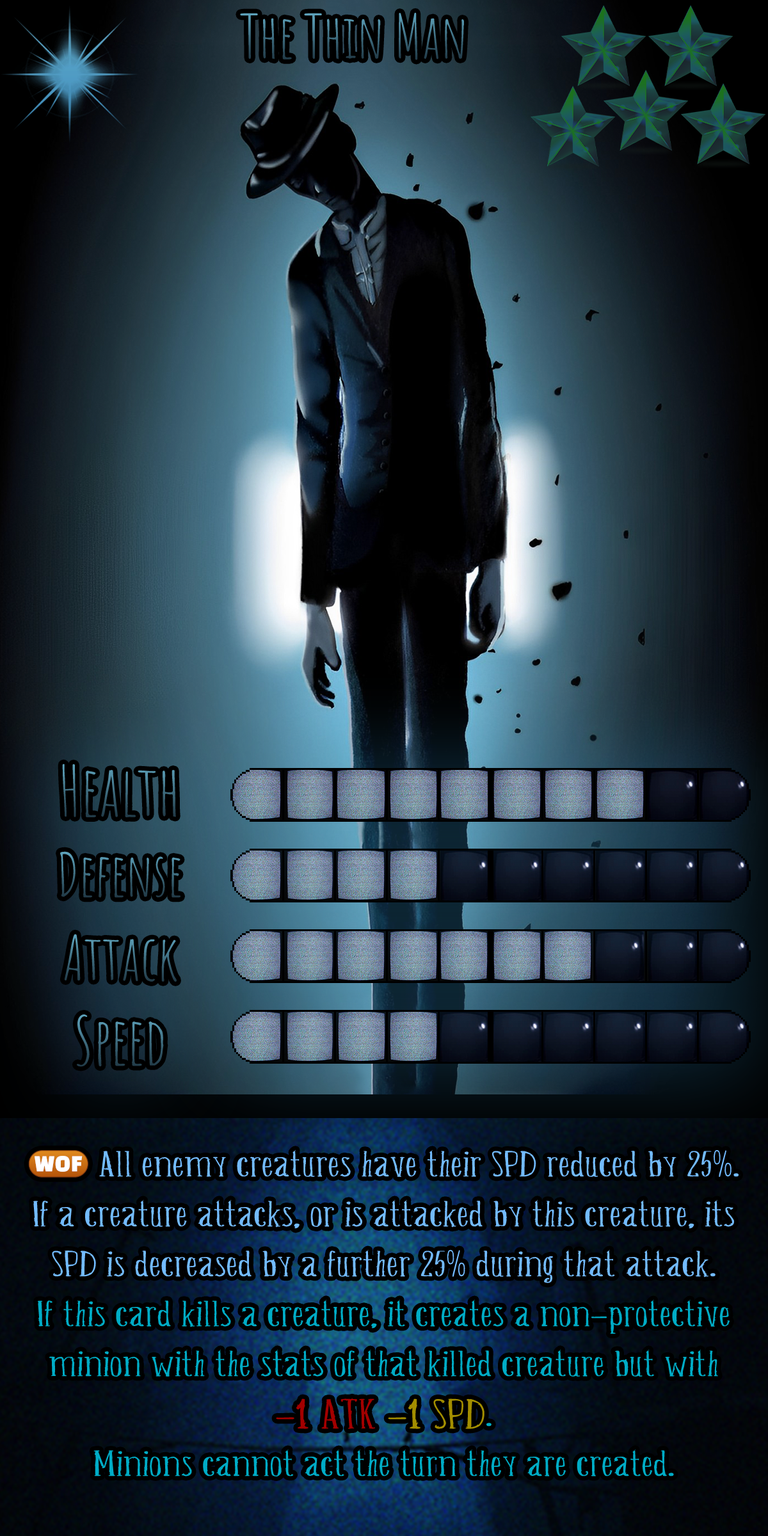
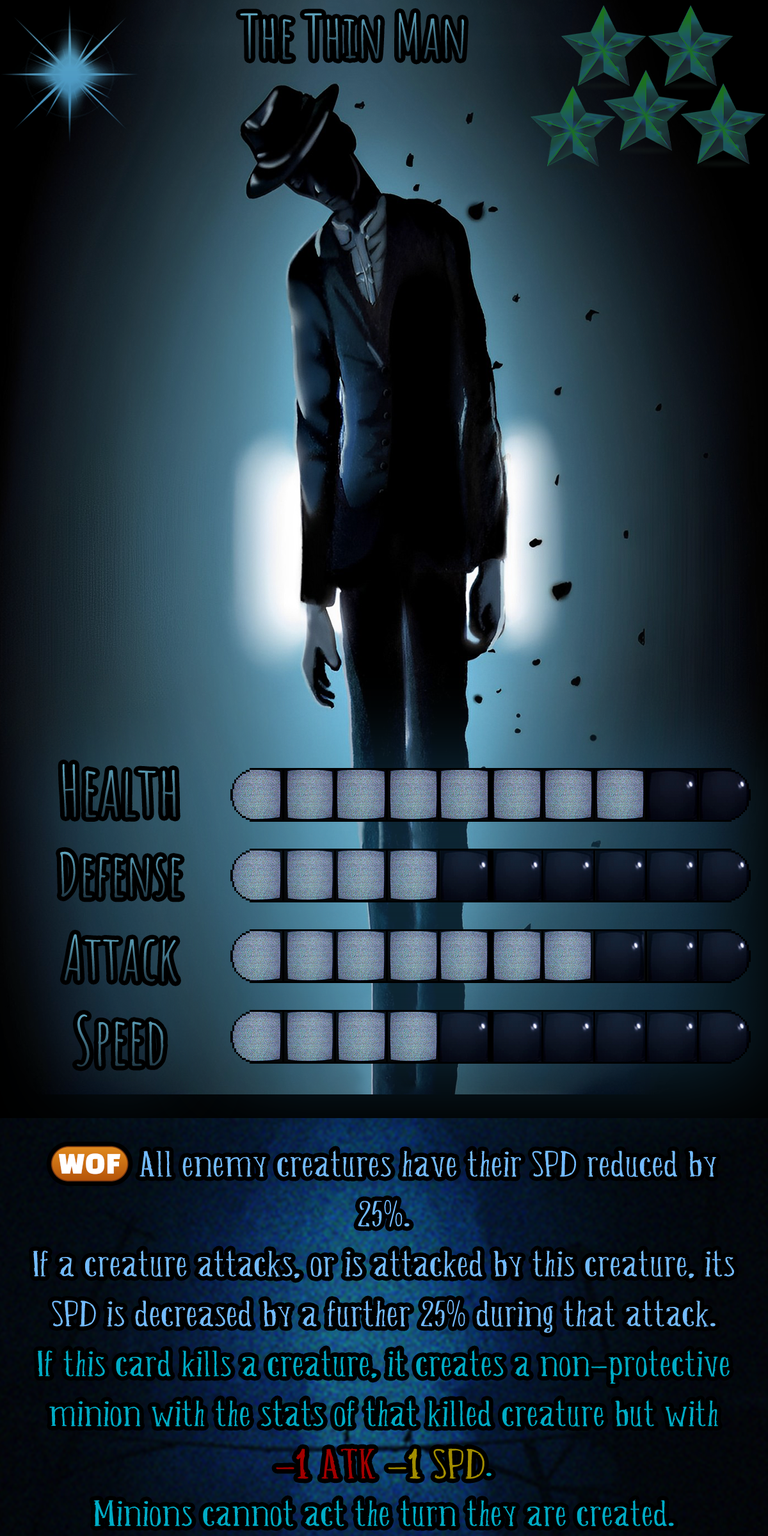
Before/after of a w=768, h=1536 layered artwork. What changed in the layer stack:
painted on "Ability" over [28, 1145, 740, 1527]
